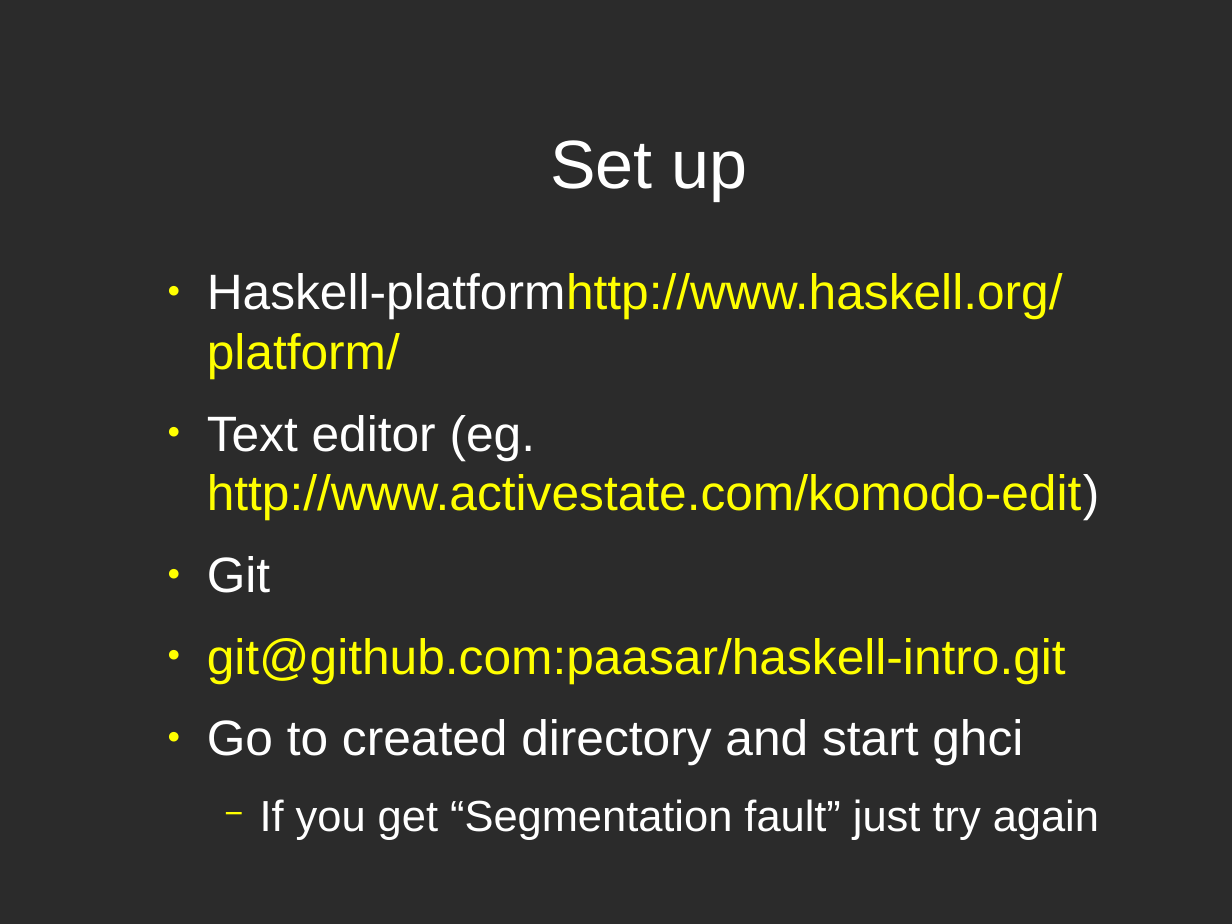
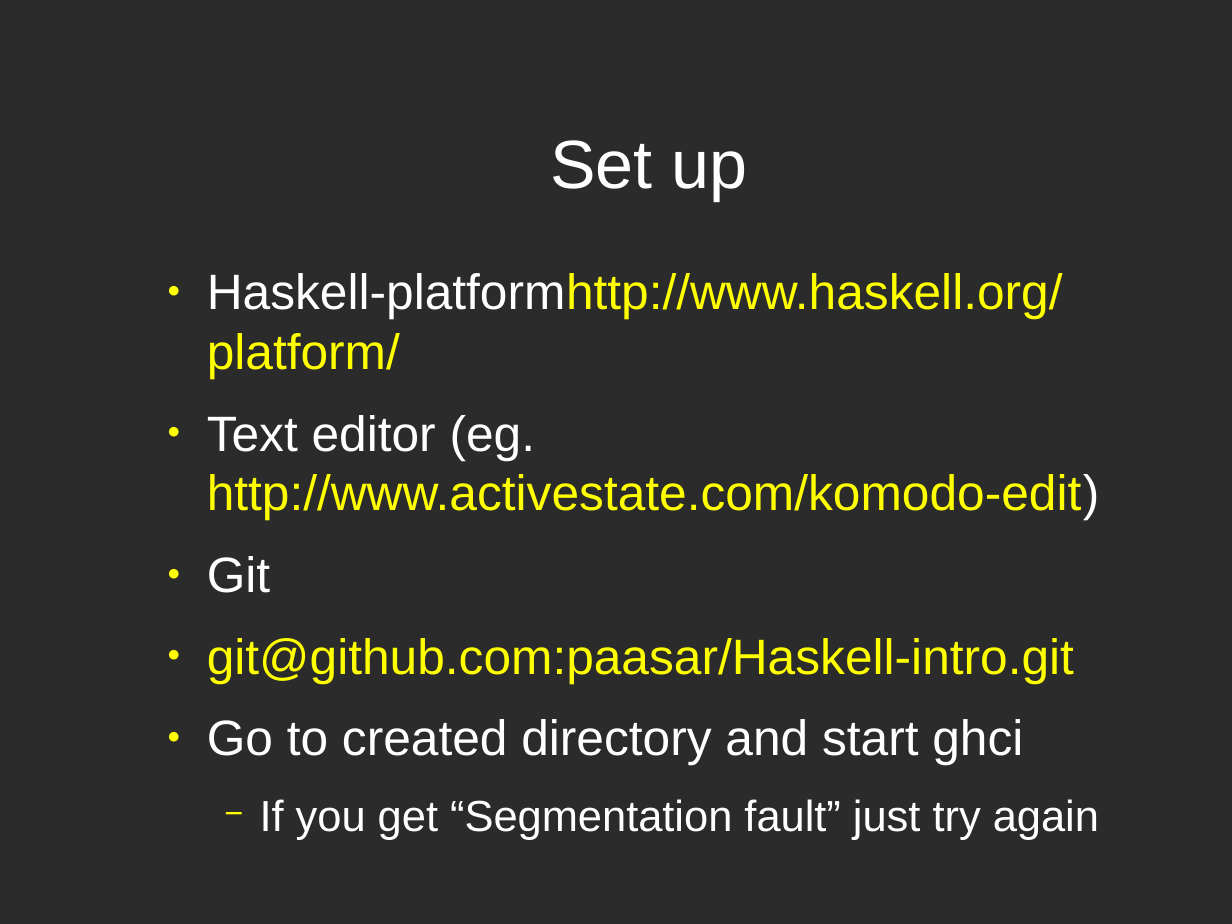
Before and after one commit to paasar/Haskell-intro, a slide deck: slide 2 of presentation/Haskell_introduction.odp. Drawn at 1232x924 pixels with LibreOffice and Linux fonts; fonts in the diff are those of the drawing; background and template pictures are left out; a plain dark background stands for a picture behind light text. Boxes give left, top, right and bottom in pixels: in the first picture for what was removed or moved away, otherwise in the second. Text is boxed around its words. In the diff, an @@ line names an element or a change of style, - is before the commit and + after.

```diff
--- a/presentation/Haskell_introduction.odp
+++ b/presentation/Haskell_introduction.odp
@@ text at [207,638,1074,683]: text changed @@
-● git@github.com:paasar/haskell-intro.git
+● git@github.com:paasar/Haskell-intro.git
```
Also in this commit, not shown: 1 other slide changed.
